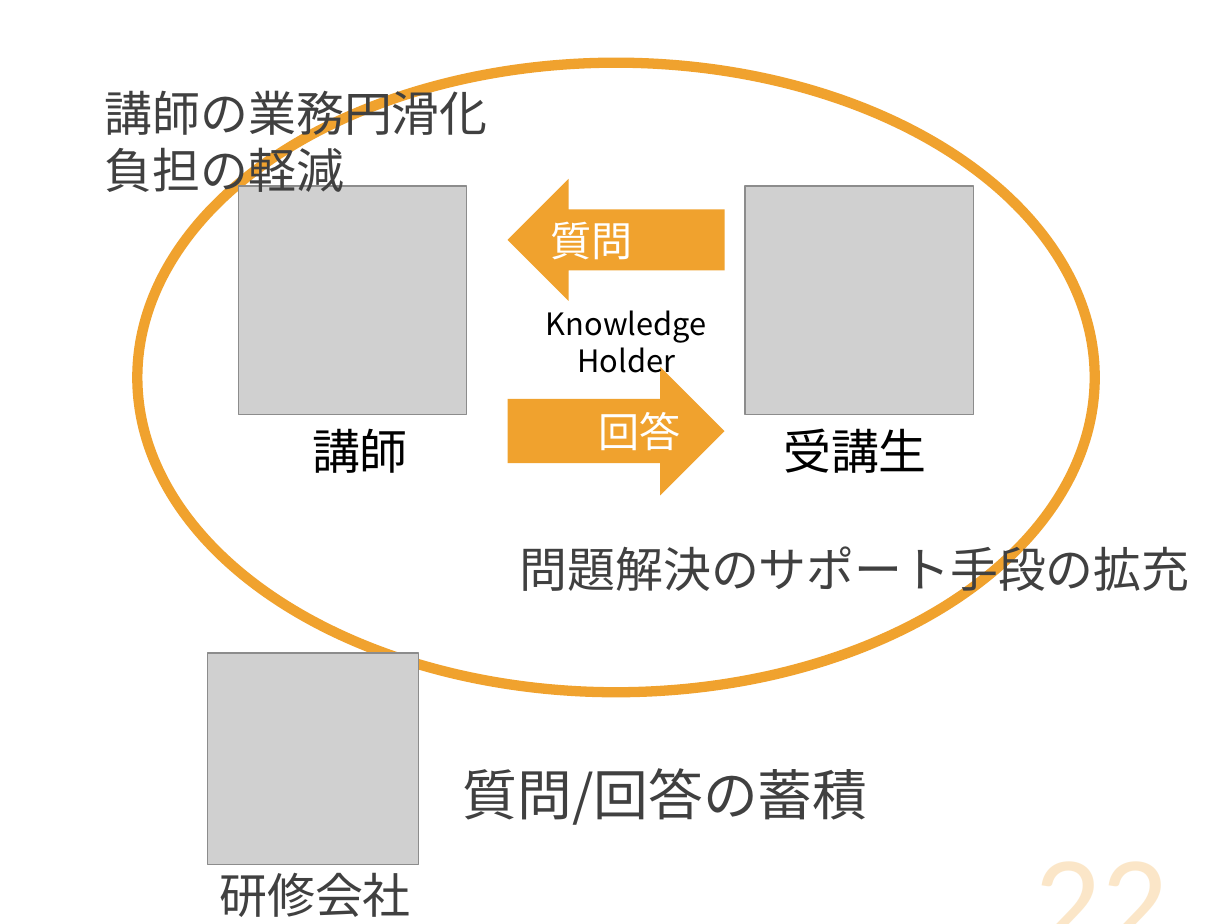
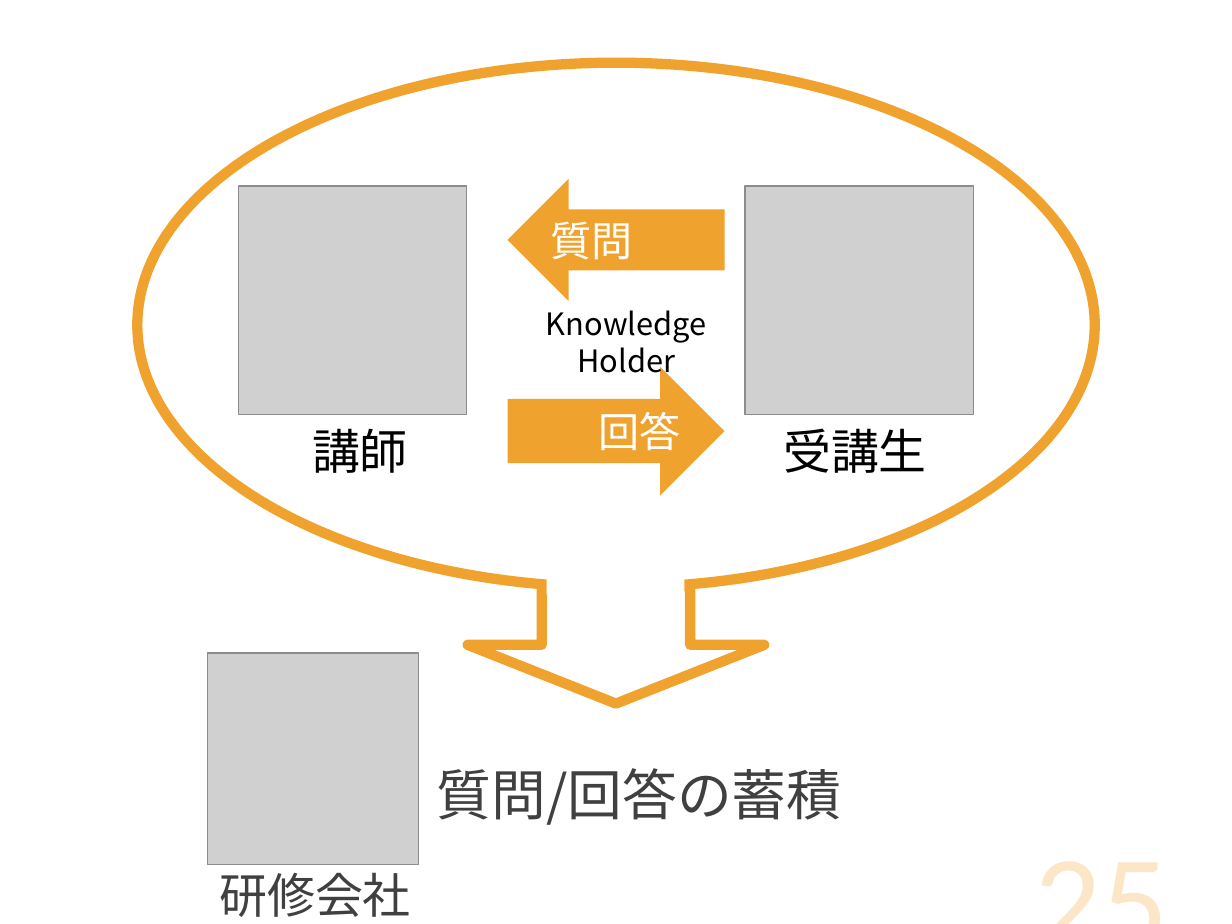
Before and after one commit to DOJO-2021/D-2, a slide deck: slide 25 of documents/プレゼン/Knowledge Holder_清書版.pptx (slide 22 before the commit). Drawn at 1232x924 pixels with LibreOffice and Linux fonts; fonts in the diff are those of the drawing; grey boxes stand for pictures. Boxes give left, top, right and bottom in pixels: in the first picture for what was removed or moved away, otherwise in the second. Text is boxed around its words. In the diff, an @@ line names an element or a change of style, - is before the commit and + after.

```diff
--- a/documents/プレゼン/Knowledge Holder_清書版.pptx
+++ b/documents/プレゼン/Knowledge Holder_清書版.pptx
@@ text removed at (x1=105, y1=82, x2=488, y2=200) @@
-講師の業務円滑化
-負担の軽減
@@ ellipse resized from (x1=137, y1=63, x2=1094, y2=692) to (x1=137, y1=63, x2=1094, y2=588) @@
@@ text removed at (x1=520, y1=538, x2=1190, y2=599) @@
-問題解決のサポート手段の拡充
@@ rectangle added at (x1=547, y1=511, x2=685, y2=595), fill #FFFFFF @@
@@ left arrow added at (x1=467, y1=586, x2=764, y2=703), fill #FFFFFF, outline #F0A22E 6 pt @@
@@ text "質問/回答の蓄積" moved from (x1=462, y1=768, x2=867, y2=825) to (x1=437, y1=768, x2=842, y2=825) @@
@@ page number at (x1=886, y1=792, x2=1181, y2=924): text changed @@
-22
+25
```
Also in this commit, not shown: 13 other slides changed, 8 slides added, 4 slides removed.
